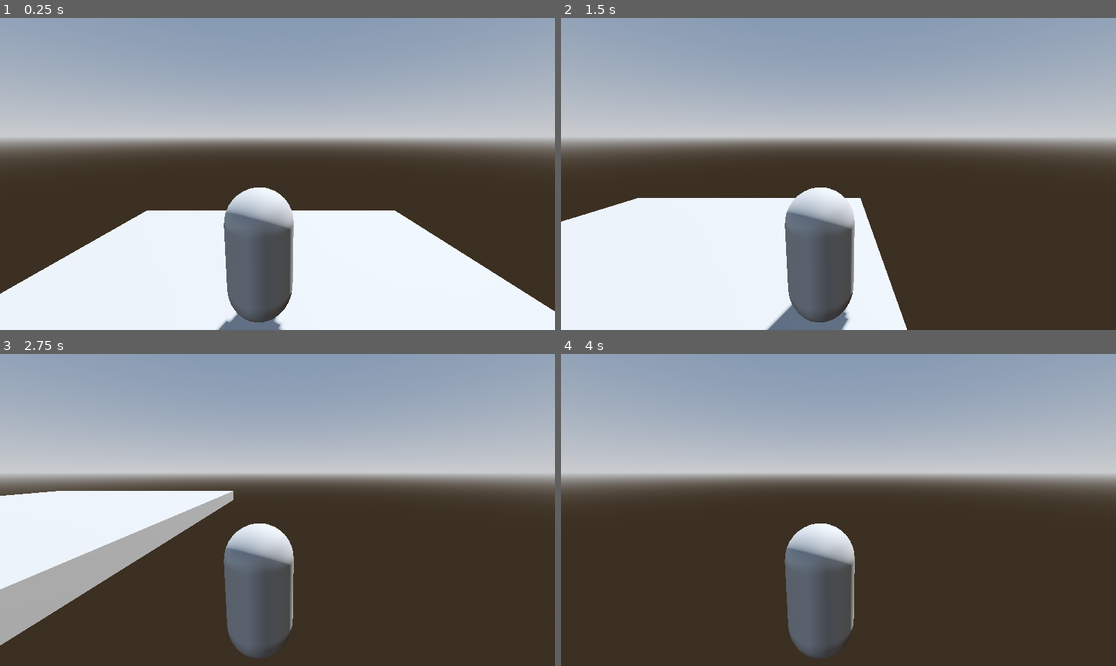
Above: before the commit, frames 1-4 (two rows, left to right).
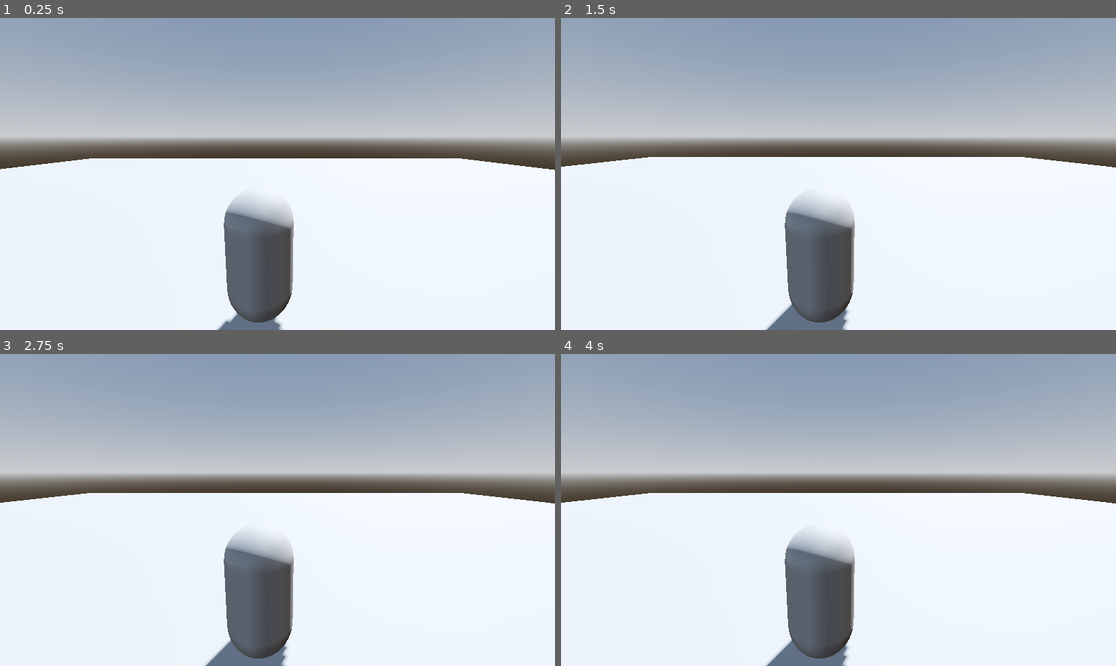
Above: after the commit, the same moments.

Repository: fl9b0y/my_godot_walking_simulator
Game: Godot game, scene res://scenes/world.tscn
Same seed, same stepped clock (60 frames per second), same inputs: the game is played once before the commit and once after it.
Inputs:
- Up to frame 1 (0.25 s): no input
- Up to frame 2 (1.5 s): tap Enter (ui_accept) at 0.5, 0.77 s; hold Right (ui_right) 0.53-1.28 s; hold Shift (Sprint, bound only after the commit) 0.53-1.28 s; hold Down (ui_down) from 1.28 s (still down); tap Shift (Sprint, bound only after the commit) at 1.35 s
- Up to frame 3 (2.75 s): tap Enter (ui_accept) at 1.52 s; release Down (ui_down) at 2.03 s; hold Right (ui_right) from 2.03 s (still down); hold Shift (Sprint, bound only after the commit) from 2.03 s (still down)
- Up to frame 4 (4 s): release Right (ui_right) at 2.78 s; release Shift (Sprint, bound only after the commit) at 2.78 s; hold Up (ui_up) 2.78-3.53 s; tap Shift (Sprint, bound only after the commit) at 2.85 s; tap Enter (ui_accept) at 3.02, 3.77 s; hold Left (ui_left) from 3.53 s (still down); hold Shift (Sprint, bound only after the commit) from 3.53 s (still down)

The runs differ from the first frame. In frame 1, 24% of the frame differs, in the area x 0-100%, y 44-94%; in frame 2, 31%; in frame 3, 45%; in frame 4, 50%, in the area x 0-100%, y 44-100%.

Commit message:
Added sprinting mechanic

Diff:
--- a/project.godot
+++ b/project.godot
@@ -15,6 +15,34 @@
 config/features=PackedStringArray("4.6", "Forward Plus")
 config/icon="res://icon.svg"
 
+[input]
+
+Forwards={
+"deadzone": 0.2,
+"events": [Object(InputEventKey,"resource_local_to_scene":false,"resource_name":"","device":-1,"window_id":0,"alt_pressed":false,"shift_pressed":false,"ctrl_pressed":false,"meta_pressed":false,"pressed":false,"keycode":0,"physical_keycode":87,"key_label":0,"unicode":119,"location":0,"echo":false,"script":null)
+]
+}
+Backwards={
+"deadzone": 0.2,
+"events": [Object(InputEventKey,"resource_local_to_scene":false,"resource_name":"","device":-1,"window_id":0,"alt_pressed":false,"shift_pressed":false,"ctrl_pressed":false,"meta_pressed":false,"pressed":false,"keycode":0,"physical_keycode":83,"key_label":0,"unicode":115,"location":0,"echo":false,"script":null)
+]
+}
+Right={
+"deadzone": 0.2,
+"events": [Object(InputEventKey,"resource_local_to_scene":false,"resource_name":"","device":-1,"window_id":0,"alt_pressed":false,"shift_pressed":false,"ctrl_pressed":false,"meta_pressed":false,"pressed":false,"keycode":0,"physical_keycode":68,"key_label":0,"unicode":100,"location":0,"echo":false,"script":null)
+]
+}
+Left={
+"deadzone": 0.2,
+"events": [Object(InputEventKey,"resource_local_to_scene":false,"resource_name":"","device":-1,"window_id":0,"alt_pressed":false,"shift_pressed":false,"ctrl_pressed":false,"meta_pressed":false,"pressed":false,"keycode":0,"physical_keycode":65,"key_label":0,"unicode":97,"location":0,"echo":false,"script":null)
+]
+}
+Sprint={
+"deadzone": 0.2,
+"events": [Object(InputEventKey,"resource_local_to_scene":false,"resource_name":"","device":-1,"window_id":0,"alt_pressed":false,"shift_pressed":false,"ctrl_pressed":false,"meta_pressed":false,"pressed":false,"keycode":0,"physical_keycode":4194325,"key_label":0,"unicode":0,"location":0,"echo":false,"script":null)
+]
+}
+
 [physics]
 
 3d/physics_engine="Jolt Physics"
--- a/scenes/ground.tscn
+++ b/scenes/ground.tscn
@@ -2,4 +2,4 @@
 
 [node name="ground" type="CSGBox3D" unique_id=1887714351]
 use_collision = true
-size = Vector3(10, 0.5, 10)
+size = Vector3(50, 0.5, 50)
--- a/scenes/player.tscn
+++ b/scenes/player.tscn
@@ -1,6 +1,6 @@
 [gd_scene format=3 uid="uid://h71hmq2m78by"]
 
-[ext_resource type="Script" uid="uid://cm8yx7vpa8aar" path="res://player.gd" id="1_4flbx"]
+[ext_resource type="Script" uid="uid://cm8yx7vpa8aar" path="res://scripts/player.gd" id="1_4flbx"]
 
 [sub_resource type="CapsuleMesh" id="CapsuleMesh_sh265"]
 
--- a/scenes/point_b.tscn
+++ b/scenes/point_b.tscn
@@ -1,6 +1,6 @@
 [gd_scene format=3 uid="uid://bqh1avpy5fysv"]
 
-[ext_resource type="Script" uid="uid://cafoaksuwbeyf" path="res://scenes/entering_logic.gd" id="1_oub1g"]
+[ext_resource type="Script" uid="uid://cafoaksuwbeyf" path="res://scripts/entering_logic.gd" id="1_oub1g"]
 
 [sub_resource type="BoxShape3D" id="BoxShape3D_4i8ae"]
 size = Vector3(3, 3, 3)
--- a/player.gd
+++ b/scripts/player.gd
@@ -16,13 +16,18 @@
 
 	# Get the input direction and handle the movement/deceleration.
 	# As good practice, you should replace UI actions with custom gameplay actions.
-	var input_dir := Input.get_vector("ui_left", "ui_right", "ui_up", "ui_down")
+	var input_dir := Input.get_vector("Left", "Right", "Forwards", "Backwards")
 	var direction := (transform.basis * Vector3(input_dir.x, 0, input_dir.y)).normalized()
+
+
 	if direction:
 		velocity.x = direction.x * SPEED
 		velocity.z = direction.z * SPEED
+		if Input.is_action_pressed("Sprint"):
+			velocity.z = (direction.z * SPEED) *7
 	else:
 		velocity.x = move_toward(velocity.x, 0, SPEED)
 		velocity.z = move_toward(velocity.z, 0, SPEED)
 
+
 	move_and_slide()
Renamed: scenes/entering_logic.gd -> scripts/entering_logic.gd
Renamed: scenes/entering_logic.gd.uid -> scripts/entering_logic.gd.uid
Renamed: player.gd.uid -> scripts/player.gd.uid
